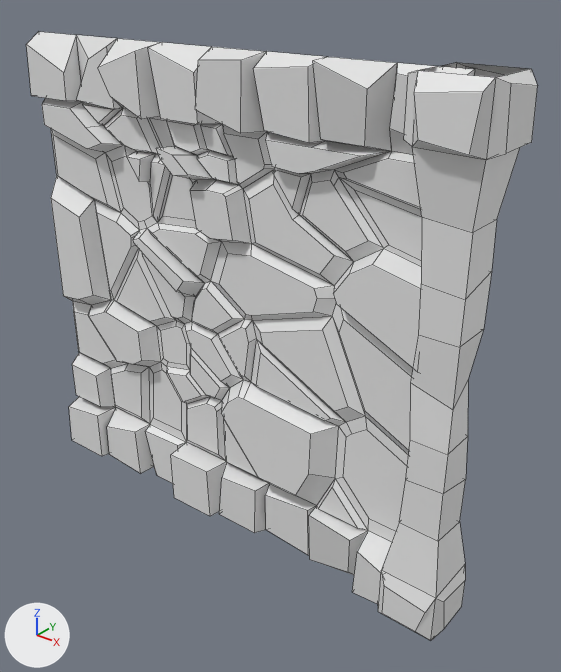
An edit to the OBJ model meshes/wall_v2.obj, drawn before and after from the same camera.
The view is the same before and after, from a camera (50 mm lens) standing at (2.0, -1.11, 2.28) and looking at (0.24, 1.08, 0.92). The lights are fixed; the arrows at lower left show +X, +Y and +Z. Mesh edges are drawn as thin lines. Where no turn or scale is listed for an object, it has been applied to the vertices.

The scene before the commit, as lines of its bpy script (objects in view):
```python
me_column_v2_cube = bpy.data.meshes.new('column_v2_Cube')
me_column_v2_cube.from_pydata(...)  # 76 vertices, 72 faces; spans x 0.85..1.15, y 0.84..1.15, z 0.0..2.0
me_wall_v2_cube_008 = bpy.data.meshes.new('wall_v2_Cube.008')
me_wall_v2_cube_008.from_pydata(...)  # 445 vertices, 392 faces; spans x -1.0..1.0, y 0.88..1.0, z 0.0..2.0
ob_column_v2_cube = bpy.data.objects.new('column_v2_Cube', me_column_v2_cube)
ob_column_v2_cube.location = (0.0, 0.0, 0.0)
ob_wall_v2_cube_008 = bpy.data.objects.new('wall_v2_Cube.008', me_wall_v2_cube_008)
ob_wall_v2_cube_008.location = (0.0, 0.0, 0.0)
```
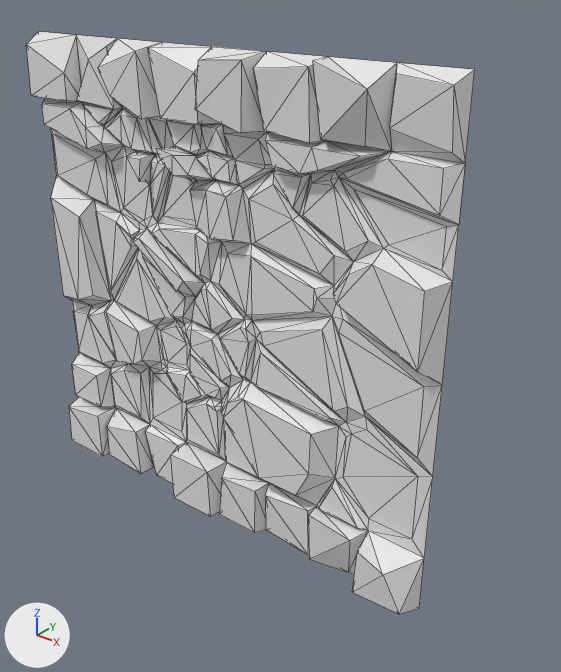
Where the change shows, as pixel boxes (x1, y1, x2, y2) in the pictures (561 x 672 px):
'column_v2_Cube', deleted
    before: (378, 63, 537, 640)

Edits to the bpy script that builds the scene:
```text
Remove ob_column_v2_cube:
    ob_column_v2_cube = bpy.data.objects.new('column_v2_Cube', me_column_v2_cube)
    ob_column_v2_cube.location = (0.0, 0.0, 0.0)
```
